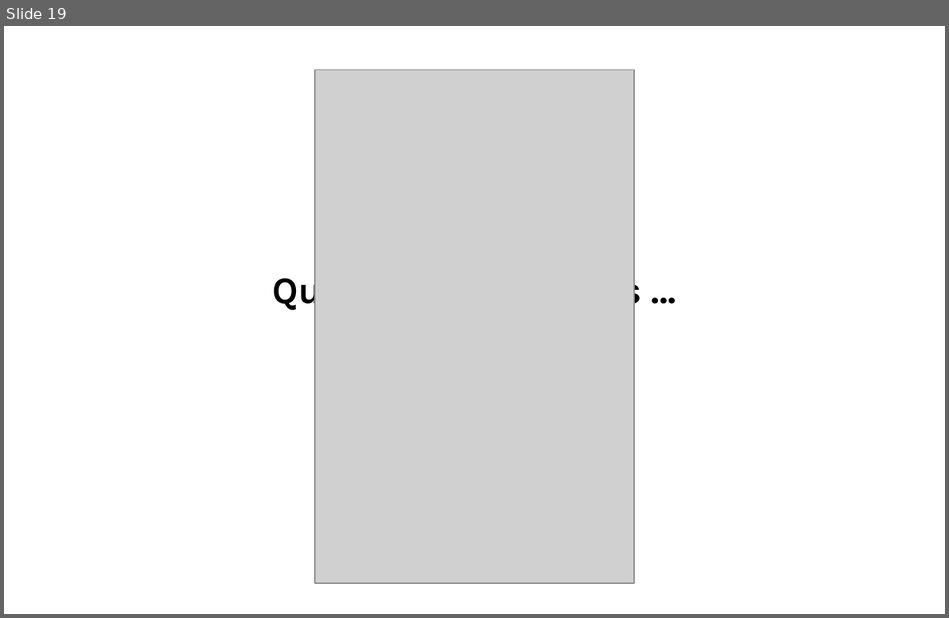
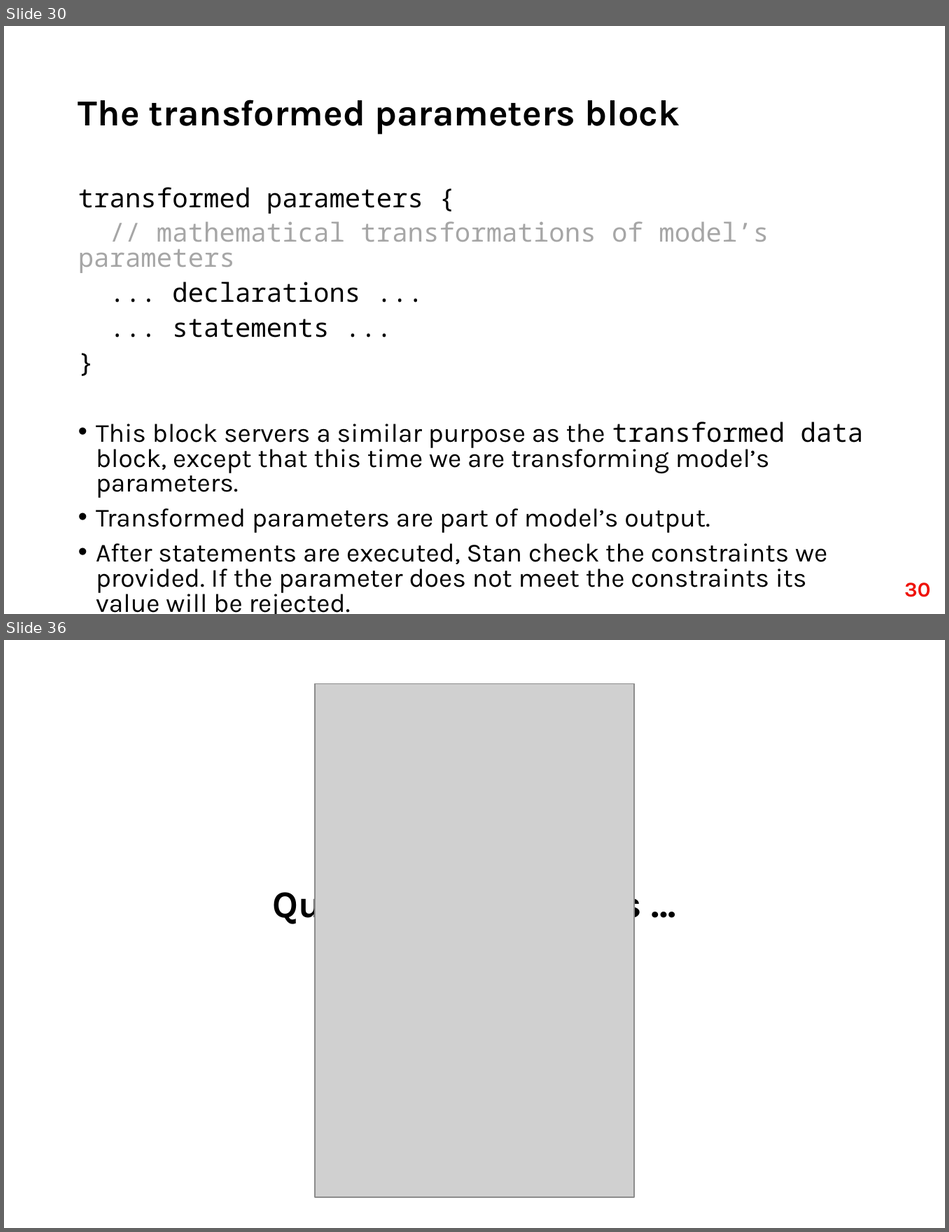
Before and after one commit to fri-datascience/course_bs, a slide deck: Session_03_Probabilistic_programming/Probabilistic_programming.pptx. Shown one above the other, each under a label of ours: slide 19 before the commit, slides 30 and 36 after it; the slides between them are not shown. The pictures are 949x618 and 949x1232 pixels, drawn with LibreOffice and Linux fonts; fonts in the diff are those of the drawing; grey boxes stand for pictures. Boxes give left, top, right and bottom in pixels: in the first picture for what was removed or moved away, otherwise in the second. Text is boxed around its words. In the diff, an @@ line names an element or a change of style, - is before the commit and + after.

```diff
--- a/Session_03_Probabilistic_programming/Probabilistic_programming.pptx
+++ b/Session_03_Probabilistic_programming/Probabilistic_programming.pptx
@@ slide 30 added at [4, 26, 945, 614], background #FFFFFF @@
@@ title added at [78, 100, 680, 134], 28 pt, text #000000, bold @@
+The transformed parameters block
@@ text added at [78, 187, 864, 614], 20 pt, text #000000 @@
+transformed parameters {
+// mathematical transformations of model’s parameters
+... declarations ...
+... statements ...
+}
+• This block servers a similar purpose as the transformed data block, except that this time we are transforming model’s parameters.
+• Transformed parameters are part of model’s output.
+• After statements are executed, Stan check the constraints we provided. If the parameter does not meet the constraints its value will be rejected.
@@ page number added at [904, 582, 930, 597], 16 pt, text #EF1209, bold @@
+30
@@ what was slide 19 is now slide 36 @@
```
Also in this commit, not shown: 4 slides changed, 16 other slides added, 2 other files.
